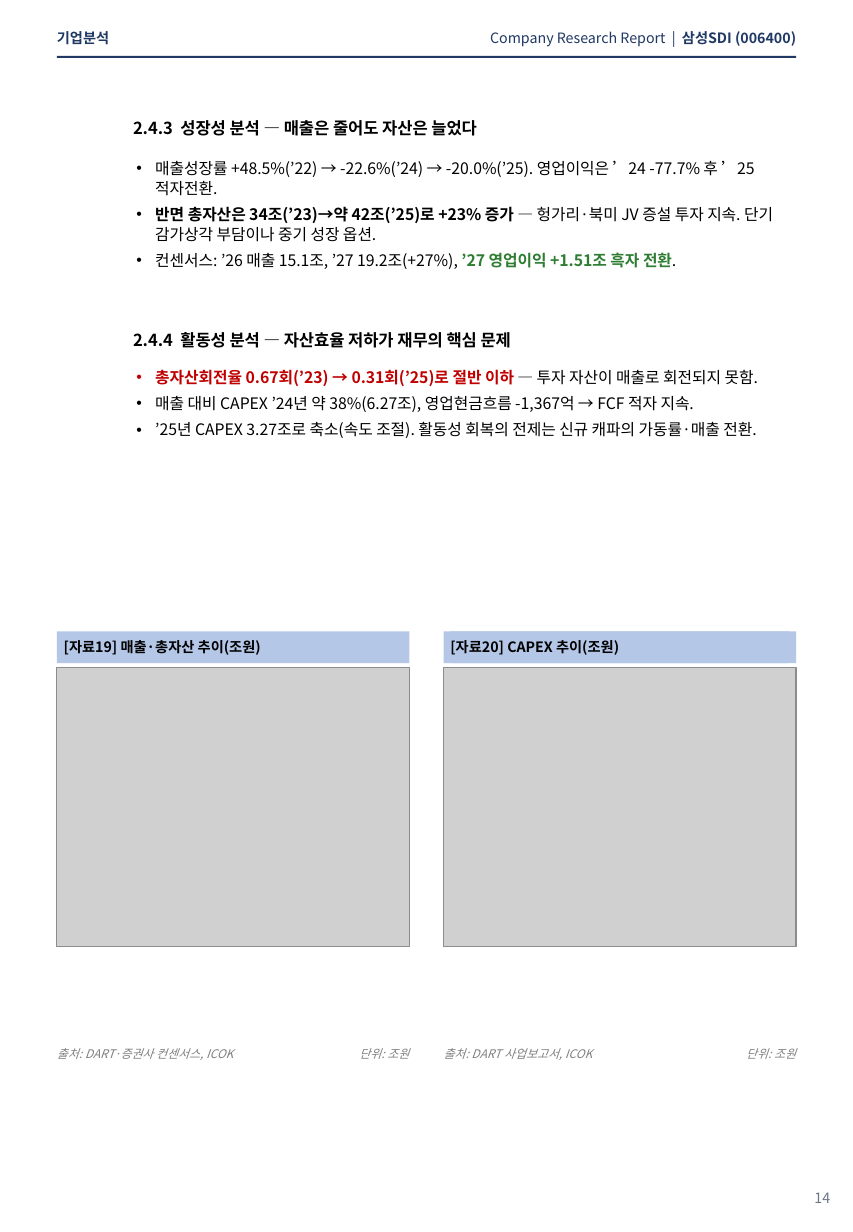
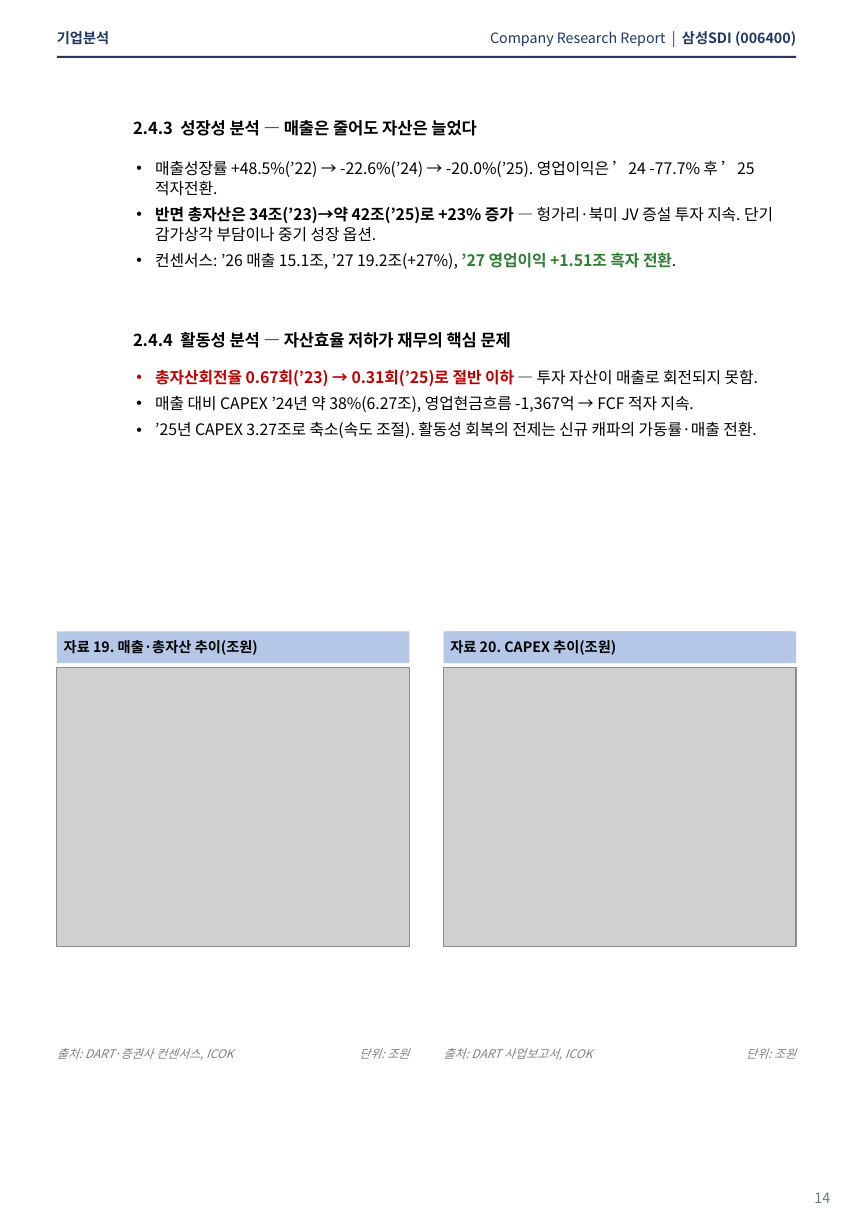
Before and after one commit to ICOKFund/Margin04, a slide deck: slide 13 of ICOK_삼성SDI_006400.pptx. Drawn at 853x1232 pixels with LibreOffice and Linux fonts; fonts in the diff are those of the drawing; grey boxes stand for pictures. Boxes give left, top, right and bottom in pixels: in the first picture for what was removed or moved away, otherwise in the second. Text is boxed around its words. In the diff, an @@ line names an element or a change of style, - is before the commit and + after.

```diff
--- a/ICOK_삼성SDI_006400.pptx
+++ b/ICOK_삼성SDI_006400.pptx
@@ text at (64,640,258,655): text changed @@
-[자료19] 매출·총자산 추이(조원)
+자료 19. 매출·총자산 추이(조원)
@@ text in rectangle at (450,640,616,655): text changed @@
-[자료20] CAPEX 추이(조원)
+자료 20. CAPEX 추이(조원)
```
Also in this commit, not shown: 8 other slides changed.
